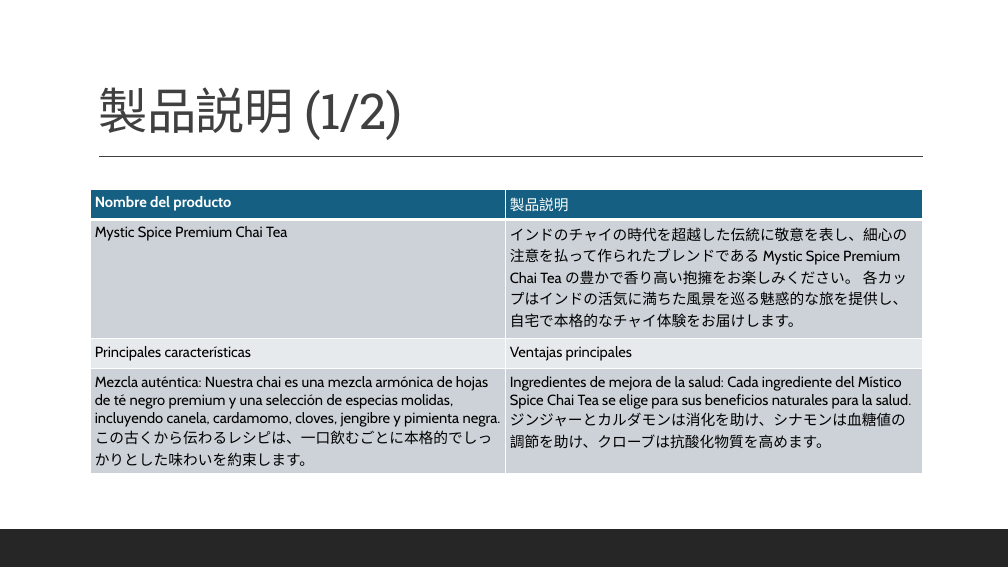
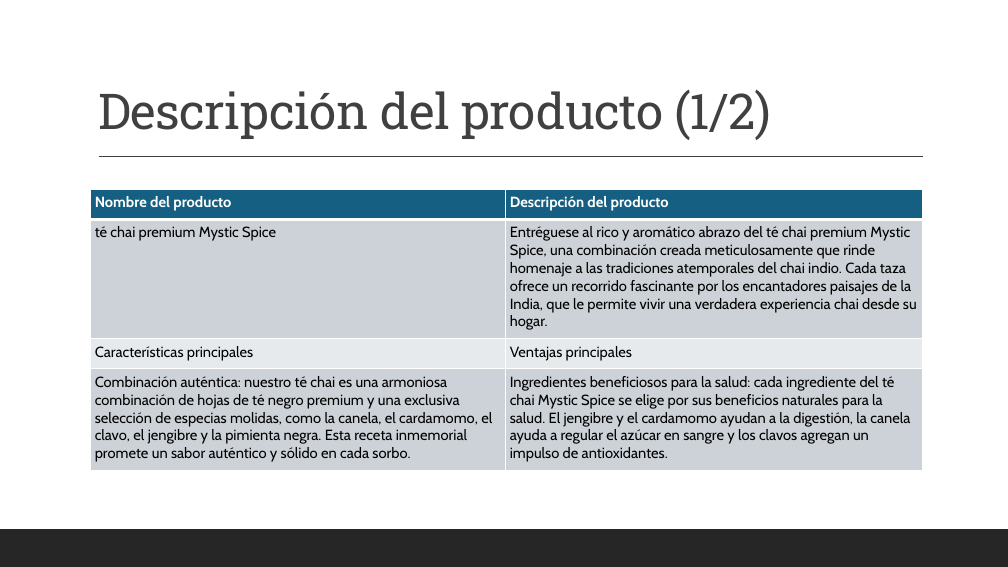
Before and after one commit to MicrosoftLearning/MS-4004-Empower-workforce-copilot-use-cases.es-es, a slide deck: slide 5 of ResourceFiles/Mystic Spice Premium Chai Market Analysis Presentation.pptx. Drawn at 1008x567 pixels with LibreOffice and Linux fonts; fonts in the diff are those of the drawing. Boxes give left, top, right and bottom in pixels: in the first picture for what was removed or moved away, otherwise in the second. Text is boxed around its words. In the diff, an @@ line names an element or a change of style, - is before the commit and + after.

```diff
--- a/ResourceFiles/Mystic Spice Premium Chai Market Analysis Presentation.pptx
+++ b/ResourceFiles/Mystic Spice Premium Chai Market Analysis Presentation.pptx
@@ title at (98,89,771,140): text changed @@
-製品説明 (1/2)
+Descripción del producto (1/2)
@@ table at (91,189,923,495) @@
-row 1, column 2: 製品説明
+row 1, column 2: Descripción del producto
-row 2, column 1: Mystic Spice Premium Chai Tea
+row 2, column 1: té chai premium Mystic Spice
-row 2, column 2: インドのチャイの時代を超越した伝統に敬意を表し、細心の注意を払って作られたブレンドである Mystic Spice Premium Chai Tea の豊かで香り高い抱擁をお楽しみください。 各カップはインドの活気に満ちた風景を巡る魅惑的な旅を提供し、自宅で本格的なチャイ体験をお届けします。
+row 2, column 2: Entréguese al rico y aromático abrazo del té chai premium Mystic Spice, una combinación creada meticulosamente que rinde homenaje a las tradiciones atemporales del chai indio. Cada taza ofrece un recorrido fascinante por los encantadores paisajes de la India, que le permite vivir una verdadera experiencia chai desde su hogar.
-row 3, column 1: Principales características
+row 3, column 1: Características principales
-row 4, column 1: Mezcla auténtica: Nuestra chai es una mezcla armónica de hojas de té negro premium y una selección de especias molidas, incluyendo canela, cardamomo, cloves, jengibre y pimienta negra. この古くから伝わるレシピは、一口飲むごとに本格的でしっかりとした味わいを約束します。
+row 4, column 1: Combinación auténtica: nuestro té chai es una armoniosa combinación de hojas de té negro premium y una exclusiva selección de especias molidas, como la canela, el cardamomo, el clavo, el jengibre y la pimienta negra. Esta receta inmemorial promete un sabor auténtico y sólido en cada sorbo.
-row 4, column 2: Ingredientes de mejora de la salud: Cada ingrediente del Místico Spice Chai Tea se elige para sus beneficios naturales para la salud. ジンジャーとカルダモンは消化を助け、シナモンは血糖値の調節を助け、クローブは抗酸化物質を高めます。
+row 4, column 2: Ingredientes beneficiosos para la salud: cada ingrediente del té chai Mystic Spice se elige por sus beneficios naturales para la salud. El jengibre y el cardamomo ayudan a la digestión, la canela ayuda a regular el azúcar en sangre y los clavos agregan un impulso de antioxidantes.
```
Also in this commit, not shown: 13 other slides changed, 32 other files.
